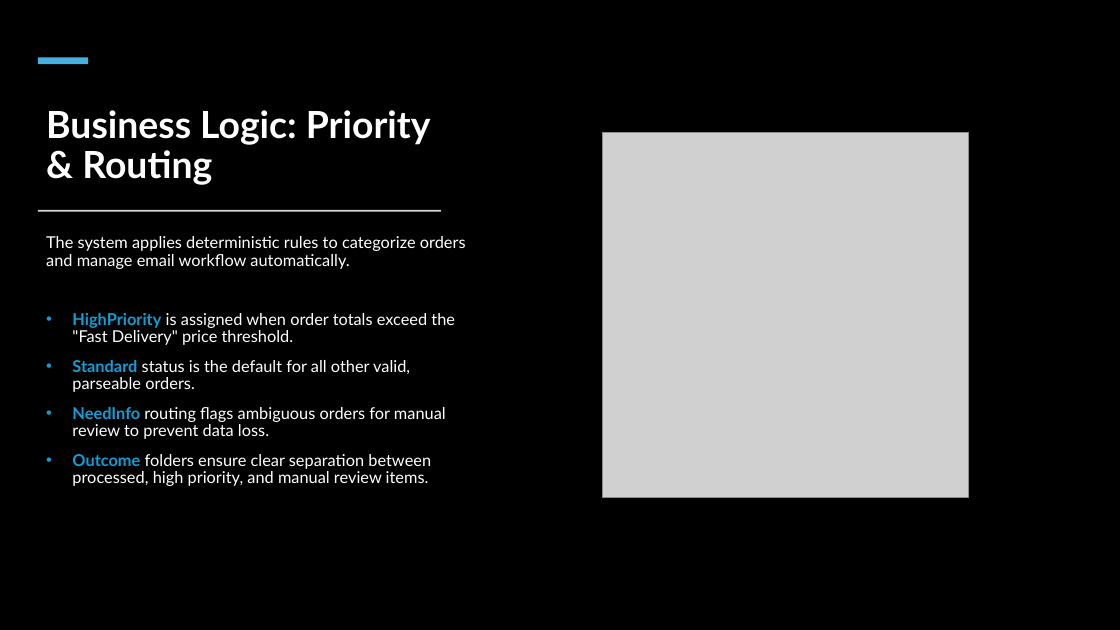
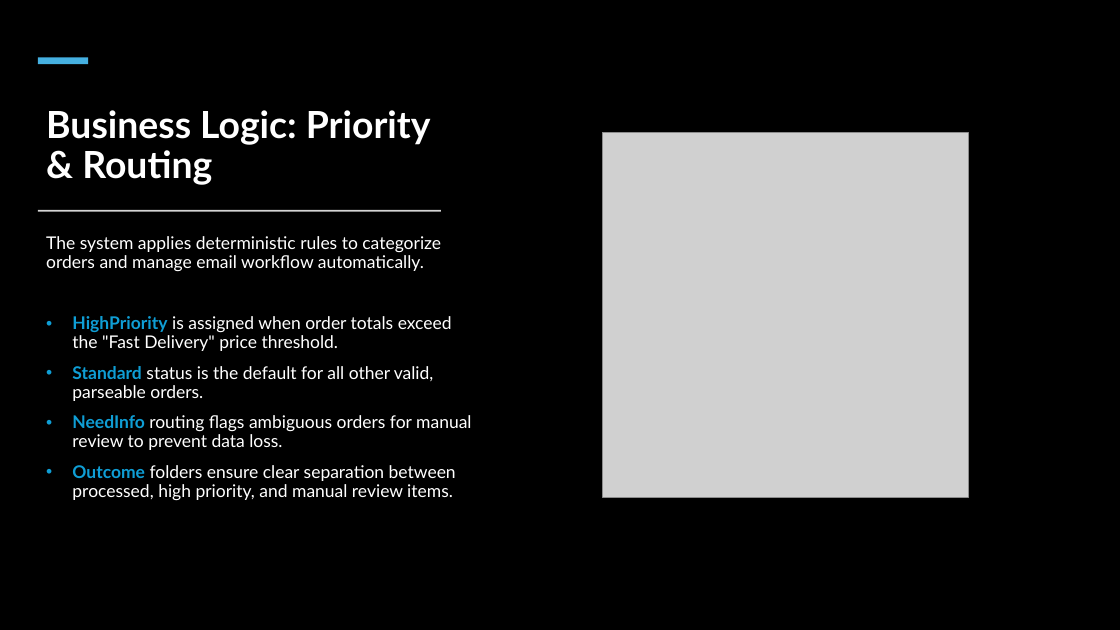
Before and after one commit to mmswflow-upb/Order-Email-Processing-Automation-RPA, a slide deck: slide 6 of Email Order Processing Automation-Self_made.pptx. Drawn at 1120x630 pixels with LibreOffice and Linux fonts; fonts in the diff are those of the drawing; grey boxes stand for pictures. Boxes give left, top, right and bottom in pixels: in the first picture for what was removed or moved away, otherwise in the second. Text is boxed around its words. In the diff, an @@ line names an element or a change of style, - is before the commit and + after.

```diff
--- a/Email Order Processing Automation-Self_made.pptx
+++ b/Email Order Processing Automation-Self_made.pptx
@@ text "The system applies deterministic rules ..." at bbox=[46, 236, 471, 501]: size 14 to 15 pt @@
```
Also in this commit, not shown: 6 other slides changed, 4 other files.
